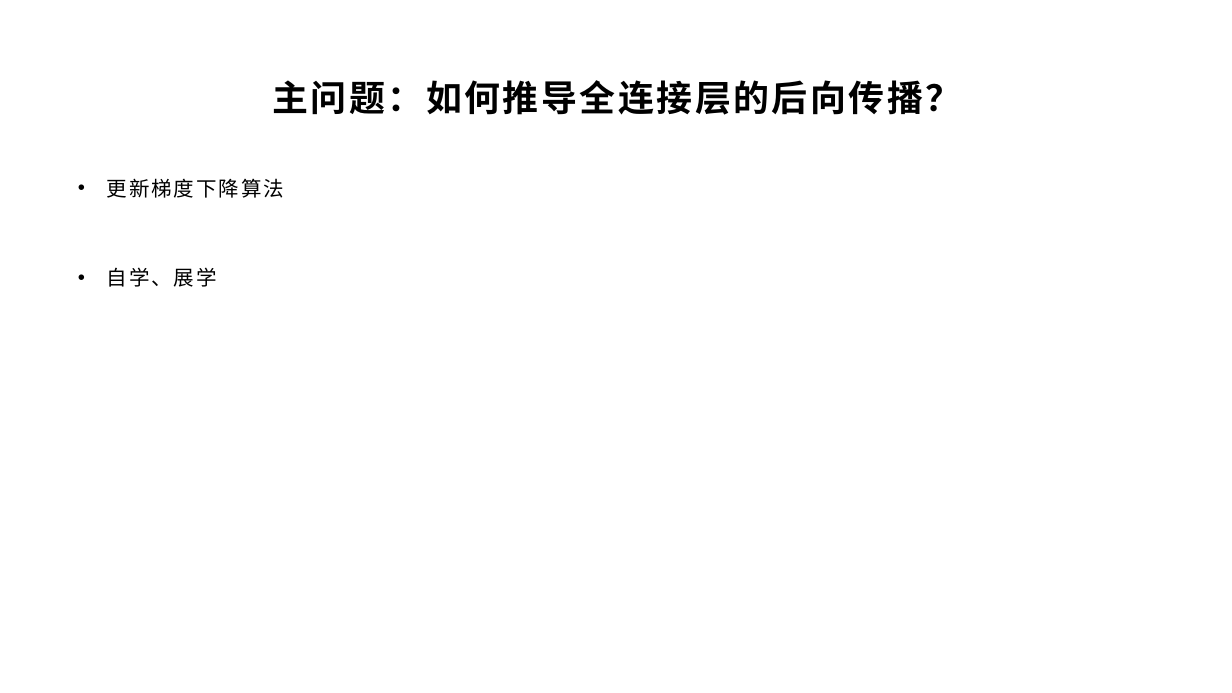
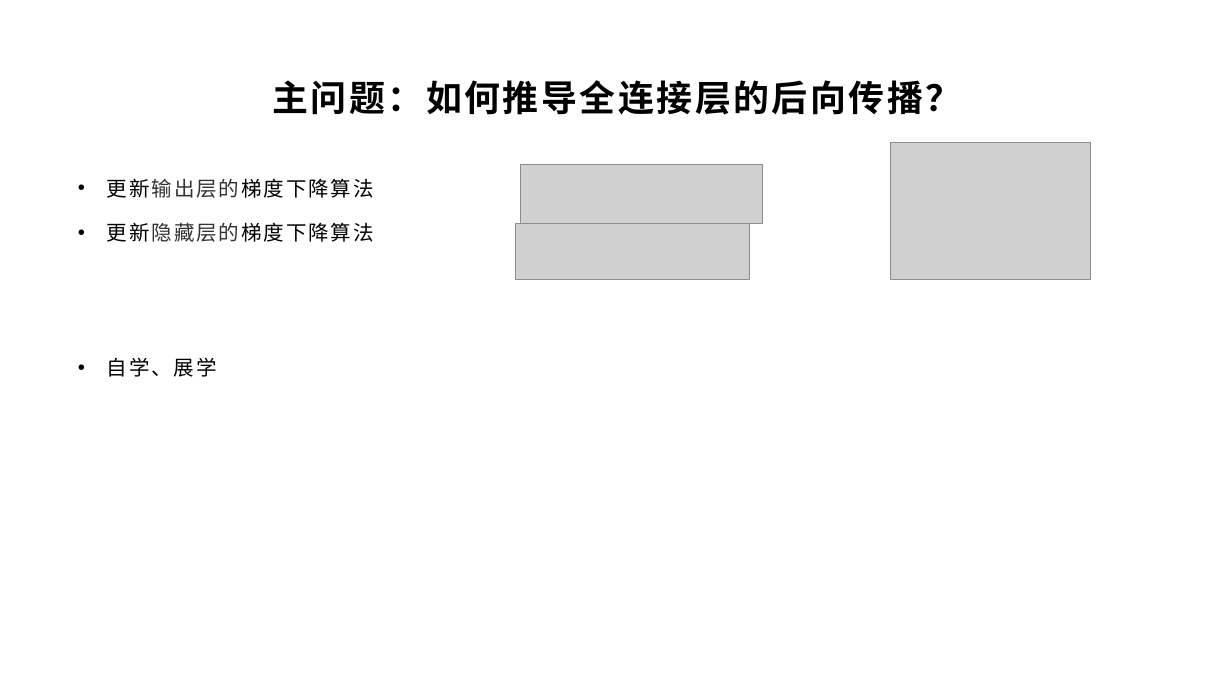
Before and after one commit to yyc-git/DeepLearningEdu, a slide deck: slide 19 of lessons/3_derivation_3/ppt/全连接层的前向和后向传播推导（下）.pptx (slide 15 before the commit). Drawn at 1232x693 pixels with LibreOffice and Linux fonts; fonts in the diff are those of the drawing; grey boxes stand for pictures; background and template pictures are left out. Boxes give left, top, right and bottom in pixels: in the first picture for what was removed or moved away, otherwise in the second. Text is boxed around its words. In the diff, an @@ line names an element or a change of style, - is before the commit and + after.

```diff
--- a/lessons/3_derivation_3/ppt/全连接层的前向和后向传播推导（下）.pptx
+++ b/lessons/3_derivation_3/ppt/全连接层的前向和后向传播推导（下）.pptx
@@ picture added at (891, 143, 1091, 280) @@
@@ text at (107, 178, 374, 242): text changed @@
-• 更新梯度下降算法
+• 更新输出层的梯度下降算法
+• 更新隐藏层的梯度下降算法
@@ picture added at (520, 165, 762, 224) @@
@@ picture added at (516, 224, 750, 280) @@
```
Also in this commit, not shown: 5 other slides changed, 4 slides added.
